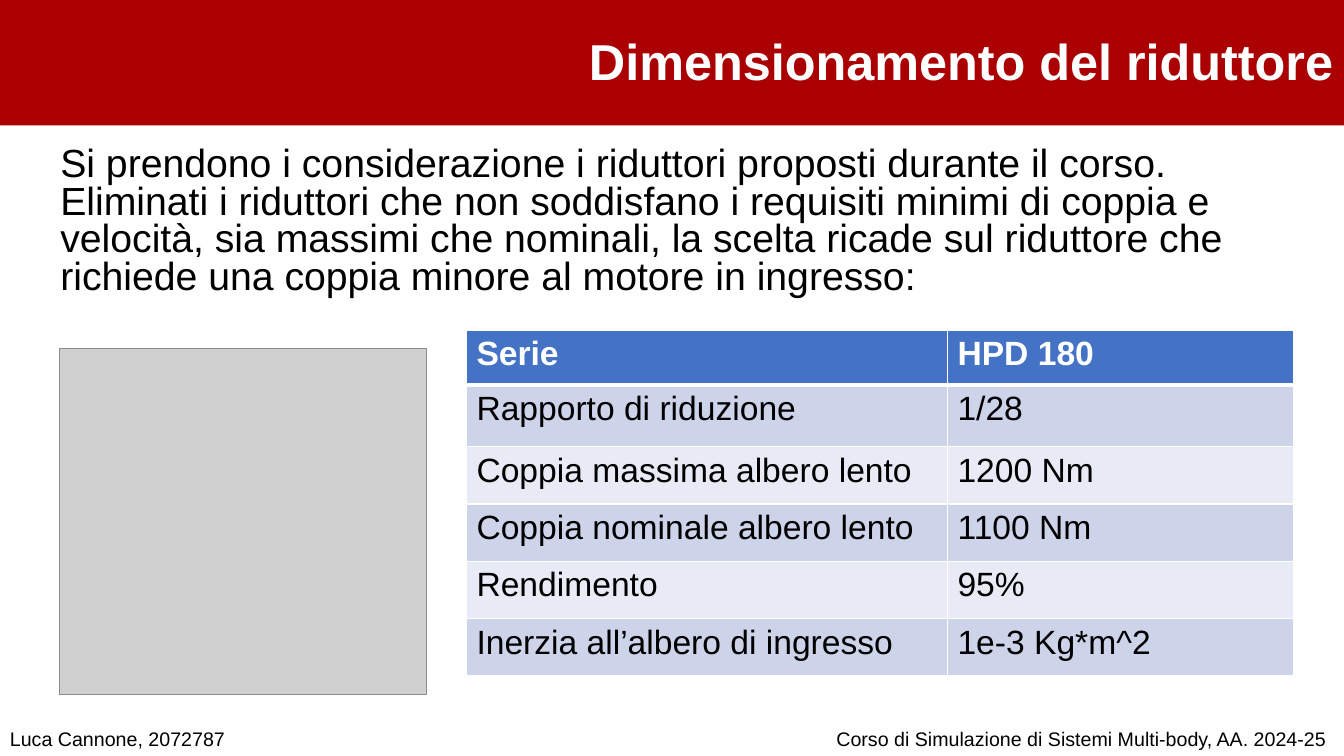
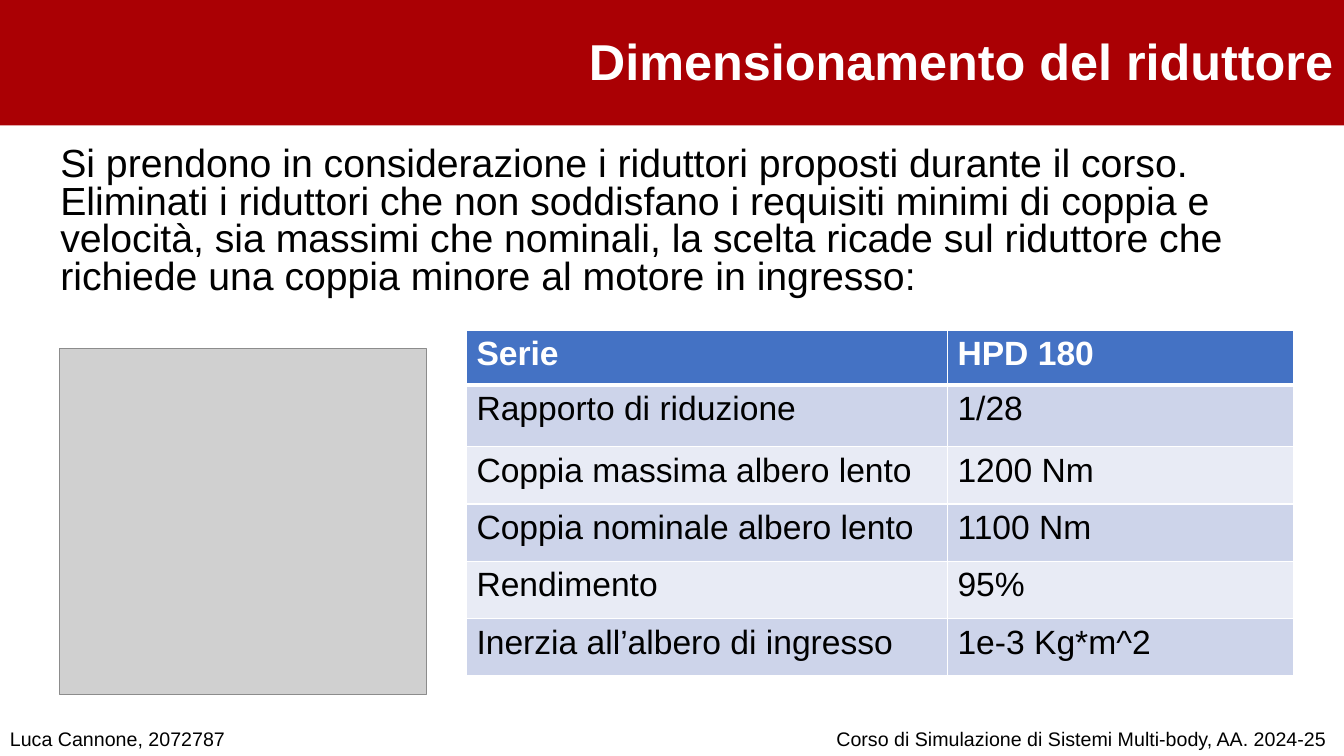
Before and after one commit to cannoneluca/Progetto_Simulazione_MultiBody, a slide deck: slide 19 of Presentazione .pptx. Drawn at 1344x756 pixels with LibreOffice and Linux fonts; fonts in the diff are those of the drawing; grey boxes stand for pictures; background and template pictures are left out. Boxes give left, top, right and bottom in pixels: in the first picture for what was removed or moved away, otherwise in the second. Text is boxed around its words. In the diff, an @@ line names an element or a change of style, - is before the commit and + after.

```diff
--- a/Presentazione .pptx
+++ b/Presentazione .pptx
@@ text at [60,148,1188,185]: text changed @@
-Si prendono i considerazione i riduttori proposti durante il corso.
+Si prendono in considerazione i riduttori proposti durante il corso.
```
Also in this commit, not shown: 18 other slides changed, 1 slide added, 1 slide removed.
